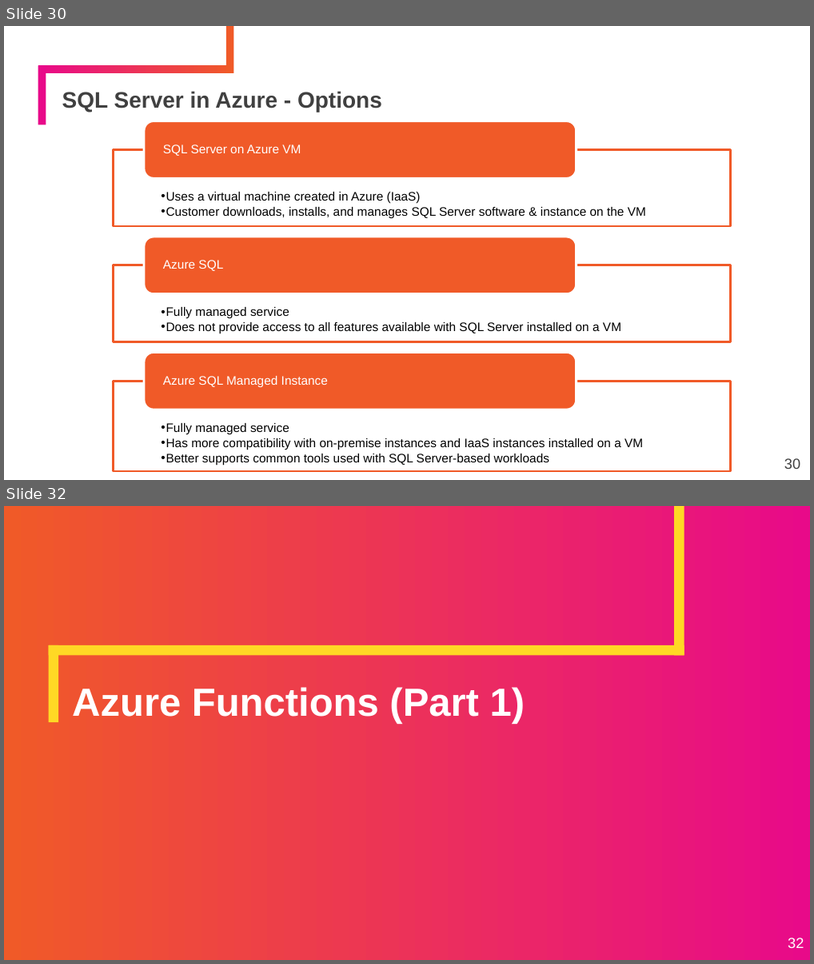
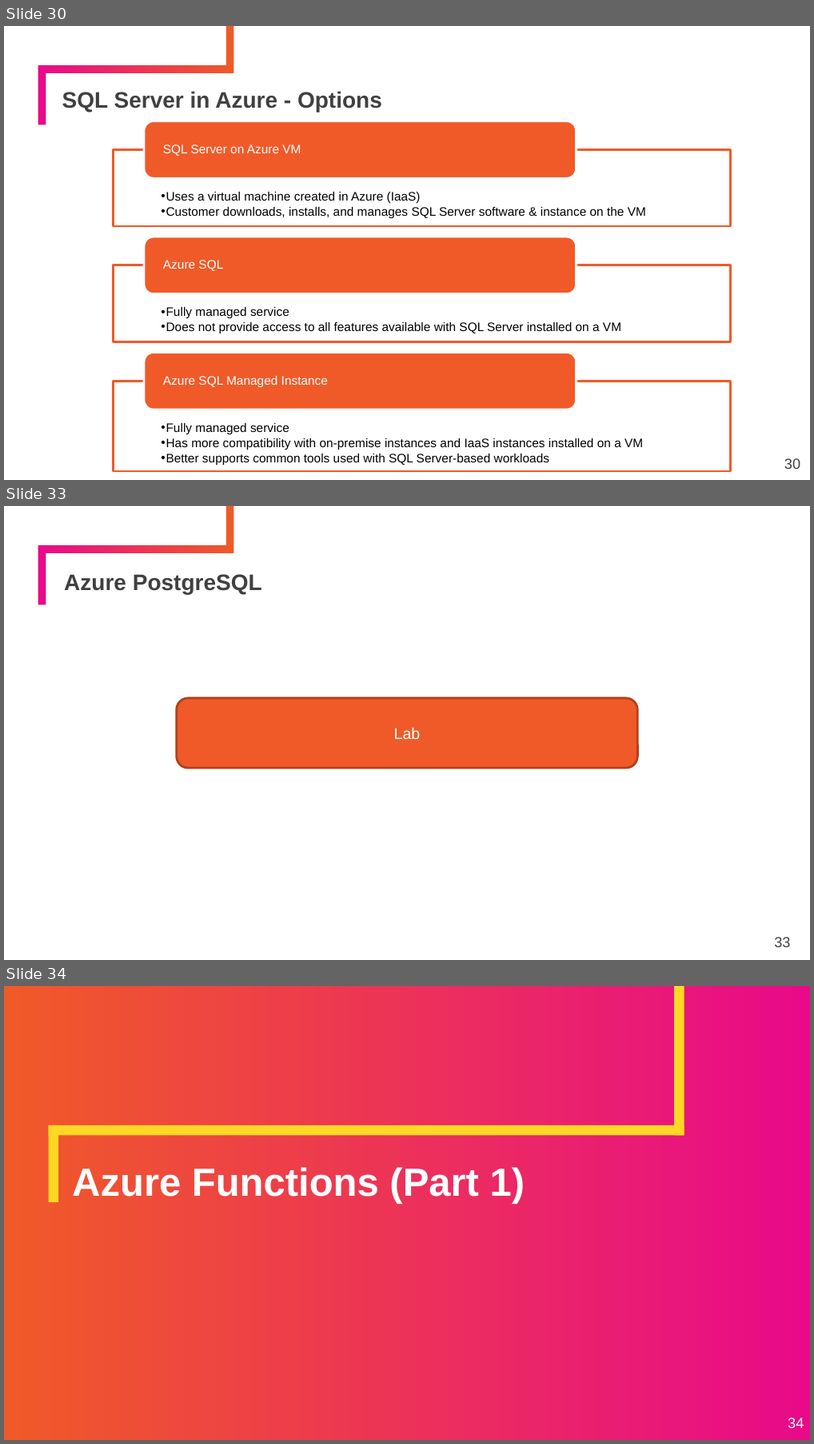
Before and after one commit to KernelGamut32/azure-developer-vmp, a slide deck: slides/Azure Storage, Databases, and Azure Functions (Part 1).pptx. Shown one above the other, each under a label of ours: slides 30 and 32 before the commit, slides 30, 33 and 34 after it; the slides between them are not shown. The pictures are 814x964 and 814x1444 pixels, drawn with LibreOffice and Linux fonts; fonts in the diff are those of the drawing; background and template pictures are left out. Boxes give left, top, right and bottom in pixels: in the first picture for what was removed or moved away, otherwise in the second. Text is boxed around its words. In the diff, an @@ line names an element or a change of style, - is before the commit and + after.

```diff
--- a/slides/Azure Storage, Databases, and Azure Functions (Part 1).pptx
+++ b/slides/Azure Storage, Databases, and Azure Functions (Part 1).pptx
@@ slide 33 added at box(4, 506, 810, 960), background #FFFFFF; not listed: 3 template elements that a slide beside it also shows @@
@@ title added at box(64, 574, 262, 594), 20 pt, text #404040, bold @@
+Azure PostgreSQL
@@ rounded rectangle added at box(177, 698, 638, 768), fill #F05A28, outline #B2431E 2 pt, 14 pt, text #FFFFFF @@
+Lab
@@ page number added at box(774, 936, 790, 947), 13 pt, text #404040 @@
+33
@@ what was slide 32 is now slide 34 @@
@@ page number at box(788, 1417, 804, 1428): text changed @@
-32
+34
```
Also in this commit, not shown: 1 slide changed, 1 other slide added.
